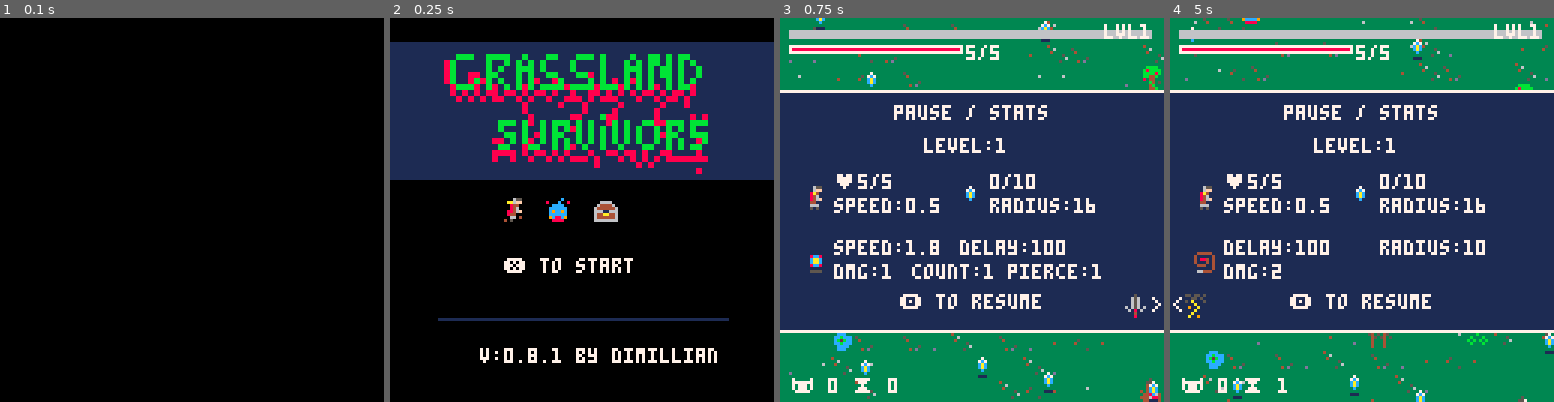
Above: before the commit, frames 1-4 (left to right).
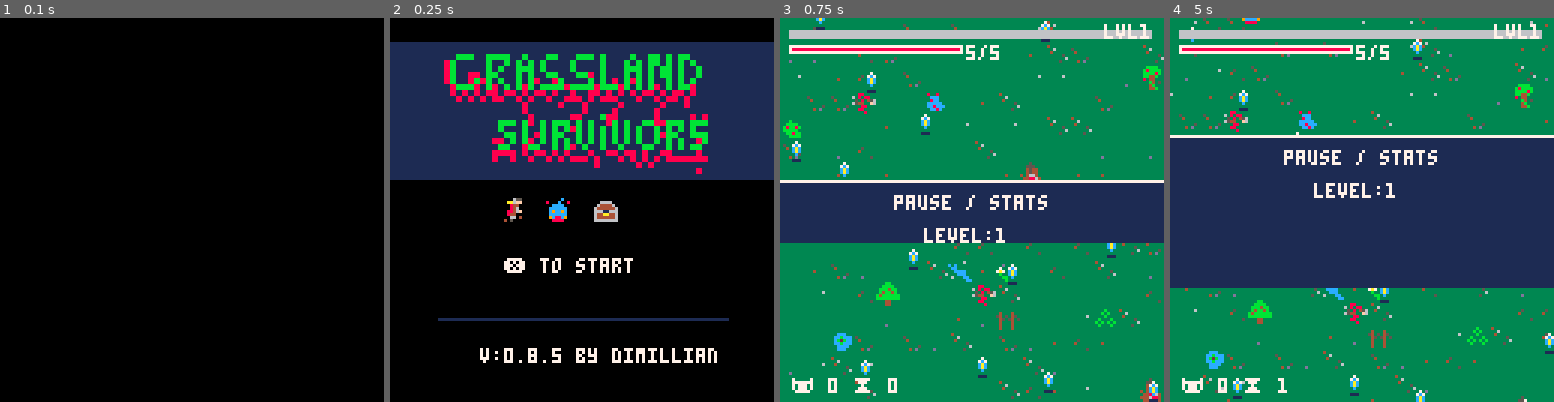
Above: after the commit, the same moments.

Repository: Dimillian/pico8-suvivor
Game: PICO-8 cartridge survivor.p8
Same seed, same stepped clock (60 frames per second), same inputs: the game is played once before the commit and once after it.
Inputs:
- Up to frame 1 (0.1 s): no input
- Up to frame 2 (0.25 s): no input
- Up to frame 3 (0.75 s): tap X (X key) at 0.33 s; tap O (Z key) at 0.7 s
- Up to frame 4 (5 s): tap X (X key) at 1.07, 1.85, 2.97, 4.08 s; hold Right 1.6-2.1 s; tap O (Z key) every 0.4 s from 1.7 to 4.9 s; hold Up 2.15-2.42 s; hold Right 2.47-3.03 s; hold Left 3.08-3.58 s; hold Down 3.63-3.97 s; hold Right 4.02-4.68 s; hold Up from 4.73 s (still down)

Frame 1 is identical in both runs. In frame 2, less than 0.1% of the frame differs, in the area x 42-45%, y 85-90%; in frame 3, 49%, in the area x 0-100%, y 18-83%; in frame 4, 28%.

Commit message:
New endgame

Diff:
--- a/survivor.p8
+++ b/survivor.p8
@@ -4,7 +4,7 @@
 -- game & player
 game = {
 	name="grassland survivors",
-	version="0.8.1"
+	version="0.8.5"
 }
 
 player = {
@@ -351,8 +351,11 @@
 
 	update_health=function(self)
 		if self.health <= 0 then
-			if self.kills > dget(0) then
-				dset(0, self.kills)
+			local death_count = dget(d_death_count)
+			death_count += 1
+			dset(d_death_count, death_count)
+			if self.kills > dget(d_best_scrore) then
+				dset(d_best_scrore, self.kills)
 			end
 			state = state_game_over
 		end
@@ -473,6 +476,8 @@
 		self.damages={}
 		self.chests={}
 		self.last_boss = 0
+		self.end_boss_time = 600
+		self.end_boss_spawned = false
 		self.foe_x = 20
 
 		self.world_map = {
@@ -518,28 +523,36 @@
 		for chest in all(self.chests) do
 			chest:update()
 		end
+		if self.end_boss_spawned then
+			return
+		end
 		local boss_trigger = 30
-		local spawn_max = 200
-		local spawn = self.foe_x + (3 * player.level - 1)
+		local spawn_max = 90
+		local spawn = self.foe_x + player.level
 		spawn = min(spawn, spawn_max)
 		if #self.foes <= spawn then
 			if player.kills > 0 and player.kills > self.last_boss and player.kills % boss_trigger == 0 then
 				self.last_boss = player.kills
-				self:add_foe(player, true)
+				self:add_foe(player, true, false)
 			else
-				self:add_foe(player, false)
-			end
-		end
-	end,
-
-	add_foe=function(self, player, is_boss)
+				self:add_foe(player, false, false)
+			end
+		end
+		if flr(player.time) >= self.end_boss_time then
+			self.end_boss_spawned = true
+			self:add_foe(player, false, true)
+		end
+	end,
+
+	add_foe=function(self, player, is_boss, is_last_boss)
 		local base_speed = 0.15
 		local speed = base_speed + (0.0010 * player.level)
-		local xp = rnd(1 * ceil(player.level / 3))
+		local xp = rnd(1 * ceil(player.level / 5))
 		local sprites = {33, 35, 37, 39, 41, 43, 45, 59}
 		local sprite = flr(rnd(sprites))
 		local health = ceil(1 * (player.level / 3))
 		local sprite_size = 1
+		local attack = 1
 
 		local margin = 256
 		local min_x = max(player.x - margin, sprite_size / 2)
@@ -555,11 +568,18 @@
 			health += 10
 			sprite = 9
 			sprite_size = 2
+			attack = 3
+		elseif is_last_boss then
+			speed += 2
+			health += 300
+			sprite = 101
+			sprite_size = 2
+			attack = 8
 		end
 		local foe = {
 			health=health,
 			xp=xp,
-			attack=1,
+			attack=attack,
 			is_dead=false,
 			is_boss=is_boss,
 			x=x,
@@ -665,8 +685,14 @@
 				if self.health <= 0 then
 					if not self.is_dead then
 						self.is_dead=true
+						if is_last_boss then
+							local score = dget(d_last_boss_kill)
+							score += 1
+							dset(d_last_boss_kill, score)
+							state = state_win
+						end
 						sfx(sfx_foe_death)
-						player.kills = player.kills + 1
+						player.kills += 1
 					end
 					if costatus(self.sprite_death_routine) != "dead" then
 						coresume(self.sprite_death_routine, self)
@@ -905,6 +931,9 @@
 
 	options = nil,
 
+	height_max=90,
+	height_current=0,
+
 	sword_options = {
 		{target="sword", name="radius", subtitle="+2% sword radius", sprite=49},
 		{target="sword", name="speed", subtitle="+3% sword speed", sprite=49},
@@ -925,8 +954,8 @@
 
 	init=function(self)
 		self.choices = {
-			{target="player", name="speed", subtitle="+15% move speed",  sprite=1},
-			{target="player", name="health", subtitle="+5 hp", sprite=1},
+			{target="player", name="speed", subtitle="+15% move speed", sprite=23},
+			{target="player", name="health", subtitle="+5 hp", sprite=22},
 			{target="player", name="radius", subtitle="+4% xp radius", sprite=17},
 			{target="proj", name="speed", subtitle="+2% projectile speed", sprite=50},
 			{target="proj", name="dmg", subtitle="+1 projectile damage", sprite=50},
@@ -946,7 +975,7 @@
 
 	draw=function(self)
 		local menu_width=128
-		local menu_height=90
+		local menu_height=self.height_current
 		local x0=player.x - menu_width/2
 		local y0=player.y - menu_height/2
 		local x1=player.x + menu_width/2
@@ -957,6 +986,9 @@
 		print("")
 		print("level " .. player.level)
 		print("")
+		if not self:is_expanded() then
+			return
+		end
 		local base_x = x0 + 8
 		local base_y = y0 + 32
 		local _option = {}
@@ -993,6 +1025,9 @@
 	end,
 
 	update=function(self)
+		if not self:is_expanded() then
+			self.height_current += 10
+		end
 		if #player.swords > 0 and not self.sword_options_added then
 			self.sword_options_added = true
 			for option in all(self.sword_options) do
@@ -1039,10 +1074,15 @@
 			end
 			if btn(5) then
 				self:process_lvl_up(self.options[self.selected], player)
+				self.height_current = 0
 			end
 			set_btn_buffer(10)
 		end
 
+	end,
+
+	is_expanded=function(self)
+	 return	self.height_current == self.height_max
 	end,
 
 	make_options=function(self)
@@ -1132,11 +1172,14 @@
 		whip = 3,
 	},
 
+	height_max = 80,
+	height_current = 0,
+
 	selected_state = 0,
 
 	draw=function(self)
 		local menu_width=128
-		local menu_height=80
+		local menu_height=self.height_current
 		local x0=player.x - menu_width/2
 		local y0=player.y - menu_height/2
 		local x1=player.x + menu_width/2
@@ -1145,6 +1188,11 @@
 		line(x0, y0, x0 + menu_width, y0, 7)
 		print("pause / stats", x0 + 38, y0 + 5, 7)
 		print("level:" .. player.level, x0 + 48, y0 + 16)
+
+		if not self:is_expanded() then
+			return
+		end
+
 		local py = y0 + 32
 		spr(1, x0 + 8, py)
 		print("♥" .. player.health .. "/" .. player.max_health, x0 + 18, py - 4)
@@ -1210,6 +1258,10 @@
 	end,
 
 	update=function(self)
+		if not self:is_expanded() then
+			self.height_current += 10
+		end
+
 		decrease_btn_buffer()
 		if is_btn_ready() then
 			if btn(0) then
@@ -1225,7 +1277,11 @@
 				end
 			end
 		end
-	end
+	end,
+
+	is_expanded=function(self)
+	 return	self.height_current == self.height_max
+	end,
 }
 
 menu_main = {
@@ -1269,14 +1325,7 @@
 		local s = "game over"
 		print(s, 64-#s*2, 61, 8)
 
-		s = "score:" .. player.kills
-		print(s, 64-#s*2, 80, 7)
-
-		s = "best:" .. dget(0)
-		print(s, 64-#s*2, 90, 7)
-
-		s = "❎ to restart"
-		print(s, 62-#s*2, 116, 7)
+		draw_stats()
 	end,
 	update=function(self)
 		if btn(5) then
@@ -1285,6 +1334,39 @@
 		end
 	end
 }
+
+menu_win = {
+	draw=function(self)
+		draw_logo()
+		local s = "you win, nothing"
+		print(s, 64-#s*2, 61, 10)
+
+		draw_stats()
+	end,
+	update=function(self)
+		if btn(5) then
+			init_game()
+			state = state_game
+		end
+	end
+}
+
+function draw_stats()
+	local s = "score:" .. player.kills
+	print(s, 64-#s*2, 70, 7)
+
+	s = "best:" .. dget(d_best_scrore)
+	print(s, 64-#s*2, 80, 7)
+
+	s = "death:" .. dget(d_death_count)
+	print(s, 64-#s*2, 90, 7)
+
+	s = "win:" .. dget(d_last_boss_kill)
+	print(s, 64-#s*2, 100, 7)
+
+	s = "❎ to restart"
+	print(s, 62-#s*2, 116, 7)
+end
 -->8
 -- helpers
 
@@ -1301,6 +1383,12 @@
 // sprites
 sprite_wall=98
 sprite_base=64
+
+// data
+d_best_scrore=0
+d_death_count=1
+d_last_boss_kill=2
+d_total_kills=3
 
 pi = 3.14159265
 
@@ -1426,6 +1514,7 @@
 state_lvl_up = 2
 state_pause = 3
 state_game_over = 4
+state_win = 5
 state = state_main_menu
 
 function init_game()
@@ -1458,11 +1547,14 @@
 	elseif state == state_pause then
 		menu_pause:update()
 		if btn(4) and is_btn_ready() then
+			menu_pause.height_current = 0
 			state = state_game
 			set_btn_buffer(15)
 		end
 	elseif state == state_game_over then
 		menu_game_over:update()
+	elseif state == state_win then
+		menu_win:update()
 	end
 	execute_actions()
 end
@@ -1476,6 +1568,10 @@
 	elseif state == state_game_over then
 		camera(0, 0)
 		menu_game_over:draw()
+		return
+	elseif state == state_win then
+		camera(0, 0)
+		menu_win:draw()
 		return
 	end
 	camera(player.x-64, player.y-64)
@@ -1701,69 +1797,36 @@
 __gff__
 0003010103000100010000000000000000010100000000000000000000000000000000000000000000000000000000000000000000000000000000000000000000000000000000000000000000000000000000000000000000000000000000000000000000000000000000000000000000000000000000000000000000000000
 0000000000000000000000000000000000000000000000000000000000000000000000000000000000000000000000000000000000000000000000000000000000000000000000000000000000000000000000000000000000000000000000000000000000000000000000000000000000000000000000000000000000000000
-__map__
-4040404040404040404040404040404040404040404040404040404040404040404040404040404040404040404040404040404040404040404040404040404040404040404040404040404040404040404040404040404040404040404040404040404040404040404040404040404040404040404040404040404040404040
-4040404040404040404040404040404040404040404040404040404040404040404040404040404040404040404040404040404040404040404040404040404040404040404040404040404040404040404040404040404040404040404040404040404040404040404040404040404040404040404040404040404040404040
-4040404040404040404040404040404040404040404040404040404040404040404040404040404040404040404040404040404040404040404040404040404040404040404040404040404040404040404040404040404040404040404040404040404040404040404040404040404040404040404040404040404040404040
-4040404040404040404040404040404040404040404040404040404040404040404040404040404040404040404040404040404040404040404040404040404040404040404040404040404040404040404040404040404040404040404040404040404040404040404040404040404040404040404040404040404040404040
-4040404040404040404040404040404040404040404040404040404040404040404040404040404040404040404040404040404040404040404040404040404040404040404040404040404040404040404040404040404040404040404040404040404040404040404040404040404040404040404040404040404040404040
-4040404040404040404040404040404040404040404040404040404040404040404040404040404040404040404040404040404040404040404040404040404040404040404040404040404040404040404040404040404040404040404040404040404040404040404040404040404040404040404040404040404040404040
-4040404040404040404040404040404040404040404040404040404040404040404040404040404040404040404040404040404040404040404040404040404040404040404040404040404040404040404040404040404040404040404040404040404040404040404040404040404040404040404040404040404040404040
-4040404040404040404040404040404040404040404040404040404040404040404040404040404040404040404040404040404040404040404040404040404040404040404040404040404040404040404040404040404040404040404040404040404040404040404040404040404040404040404040404040404040404040
-4040404040404040404040404040404040404040404040404040404040404040404040404040404040404040404040404040404040404040404040404040404040404040404040404040404040404040404040404040404040404040404040404040404040404040404040404040404040404040404040404040404040404040
-4040404040404040404040404040404040404040404040404040404040404040404040404040404040404040404040404040404040404040404040404040404040404040404040404040404040404040404040404040404040404040404040404040404040404040404040404040404040404040404040404040404040404040
-4040404040404040404040404040404040404040404040404040404040404040404040404040404040404040404040404040404040404040404040404040404040404040404040404040404040404040404040404040404040404040404040404040404040404040404040404040404040404040404040404040404040404040
-4040404040404040404040404040404040404040404040404040404040404040404040404040404040404040404040404040404040404040404040404040404040404040404040404040404040404040404040404040404040404040404040404040404040404040404040404040404040404040404040404040404040404040
-4040404040404040404040404040404040404040404040404040404040404040404040404040404040404040404040404040404040404040404040404040404040404040404040404040404040404040404040404040404040404040404040404040404040404040404040404040404040404040404040404040404040404040
-4040404040404040404040404040404040404040404040404040404040404040404040404040404040404040404040404040404040404040404040404040404040404040404040404040404040404040404040404040404040404040404040404040404040404040404040404040404040404040404040404040404040404040
-4040404040404040404040404040404040404040404040404040404040404040404040404040404040404040404040404040404040404040404040404040404040404040404040404040404040404040404040404040404040404040404040404040404040404040404040404040404040404040404040404040404040404040
-4040404040404040404040404040404040404040404040404040404040404040404040404040404040404040404040404040404040404040404040404040404040404040404040404040404040404040404040404040404040404040404040404040404040404040404040404040404040404040404040404040404040404040
-4040404040404040404040404040404040404040404040404040404040404040404040404040404040404040404040404040404040404040404040404040404040404040404040404040404040404040404040404040404040404040404040404040404040404040404040404040404040404040404040404040404040404040
-4040404040404040404040404040404040404040404040404040404040404040404040404040404040404040404040404040404040404040404040404040404040404040404040404040404040404040404040404040404040404040404040404040404040404040404040404040404040404040404040404040404040404040
-4040404040404040404040404040404040404040404040404040404040404040404040404040404040404040404040404040404040404040404040404040404040404040404040404040404040404040404040404040404040404040404040404040404040404040404040404040404040404040404040404040404040404040
-4040404040404040404040404040404040404040404040404040404040404040404040404040404040404040404040404040404040404040404040404040404040404040404040404040404040404040404040404040404040404040404040404040404040404040404040404040404040404040404040404040404040404040
-4040404040404040404040404040404040404040404040404040404040404040404040404040404040404040404040404040404040404040404040404040404040404040404040404040404040404040404040404040404040404040404040404040404040404040404040404040404040404040404040404040404040404040
-4040404040404040404040404040404040404040404040404040404040404040404040404040404040404040404040404040404040404040404040404040404040404040404040404040404040404040404040404040404040404040404040404040404040404040404040404040404040404040404040404040404040404040
-4040404040404040404040404040404040404040404040404040404040404040404040404040404040404040404040404040404040404040404040404040404040404040404040404040404040404040404040404040404040404040404040404040404040404040404040404040404040404040404040404040404040404040
-4040404040404040404040404040404040404040404040404040404040404040404040404040404040404040404040404040404040404040404040404040404040404040404040404040404040404040404040404040404040404040404040404040404040404040404040404040404040404040404040404040404040404040
-4040404040404040404040404040404040404040404040404040404040404040404040404040404040404040404040404040404040404040404040404040404040404040404040404040404040404040404040404040404040404040404040404040404040404040404040404040404040404040404040404040404040404040
-4040404040404040404040404040404040404040404040404040404040404040404040404040404040404040404040404040404040404040404040404040404040404040404040404040404040404040404040404040404040404040404040404040404040404040404040404040404040404040404040404040404040404040
-4040404040404040404040404040404040404040404040404040404040404040404040404040404040404040404040404040404040404040404040404040404040404040404040404040404040404040404040404040404040404040404040404040404040404040404040404040404040404040404040404040404040404040
-4040404040404040404040404040404040404040404040404040404040404040404040404040404040404040404040404040404040404040404040404040404040404040404040404040404040404040404040404040404040404040404040404040404040404040404040404040404040404040404040404040404040404040
-4040404040404040404040404040404040404040404040404040404040404040404040404040404040404040404040404040404040404040404040404040404040404040404040404040404040404040404040404040404040404040404040404040404040404040404040404040404040404040404040404040404040404040
-4040404040404040404040404040404040404040404040404040404040404040404040404040404040404040404040404040404040404040404040404040404040404040404040404040404040404040404040404040404040404040404040404040404040404040404040404040404040404040404040404040404040404040
-4040404040404040404040404040404040404040404040404040404040404040404040404040404040404040404040404040404040404040404040404040404040404040404040404040404040404040404040404040404040404040404040404040404040404040404040404040404040404040404040404040404040404040
-4040404040404040404040404040404040404040404040404040404040404040404040404040404040404040404040404040404040404040404040404040404040404040404040404040404040404040404040404040404040404040404040404040404040404040404040404040404040404040404040404040404040404040
-…(33 lines of a section not shown)…
+…(33 lines of a section not shown)…
Not shown, changed: 40 lines of the sprite sheet (__gfx__) section of survivor.p8
